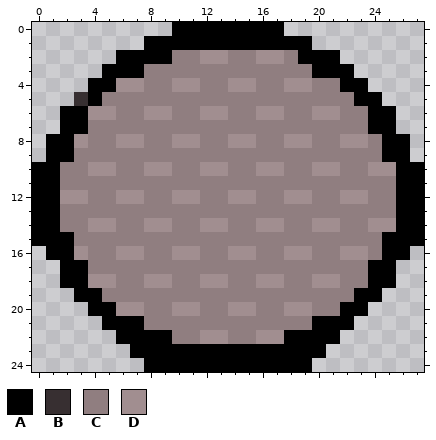
Edited in one commit: pixel-art sprite (Assets/Sprites/Fullres/Player/Head/Back_Walk.png). Above is the file before it was changed.
The file is 112x100 pixels, drawn in blocks of 4x4; one block is one cell here.
Palette (. is transparent): A #000000  B #372f31  C #907e80  D #a18e90
Pixels before, first column x 0:
 0 ..........AAAAAAAA..........
 1 ........AAAAAAAAAAAA........
 2 ......AAAACCDDCCDDCAAA......
 3 .....AAACCCCCCCCCCCCAAA.....
 4 ....AADDCCDDCCDDCCDDCCAA....
 5 ...BACCCCCCCCCCCCCCCCCCAA...
 6 ..AADDCCDDCCDDCCDDCCDDCCAA..
 7 ..AACCCCCCCCCCCCCCCCCCCCAA..
 8 .AADCCDDCCDDCCDDCCDDCCDDCAA.
 9 .AACCCCCCCCCCCCCCCCCCCCCCAA.
10 AACCDDCCDDCCDDCCDDCCDDCCDDAA
11 AACCCCCCCCCCCCCCCCCCCCCCCCAA
12 AADDCCDDCCDDCCDDCCDDCCDDCCAA
13 AACCCCCCCCCCCCCCCCCCCCCCCCAA
14 AACCDDCCDDCCDDCCDDCCDDCCDDAA
15 AAACCCCCCCCCCCCCCCCCCCCCCAAA
16 .AADCCDDCCDDCCDDCCDDCCDDCAA.
17 ..AACCCCCCCCCCCCCCCCCCCCAA..
18 ..AADDCCDDCCDDCCDDCCDDCCAA..
19 ...AACCCCCCCCCCCCCCCCCCAA...
20 ....AADDCCDDCCDDCCDDCCAA....
21 .....AAACCCCCCCCCCCCAAA.....
22 ......AAAACCDDCCDDAAAA......
23 .......AAAAAAAAAAAAAA.......
24 ........AAAAAAAAAAAA........
The same view after the edit:
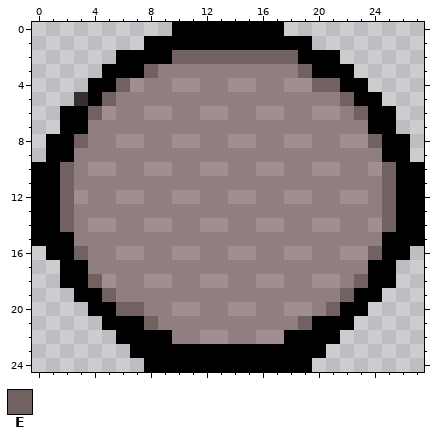
Colours new in this view: E #716160
Diff:
Changed rows in their new state; - is an unchanged pixel.
first column x 2:
 2 --------EEEEEEEEE-------
 3 ------E----------E------
 4 ----E-------------EE----
 5 ---E----------------E---
 6 --E------------------E--
 8 -E--------------------E-
10 E----------------------E
11 E----------------------E
12 E----------------------E
13 E----------------------E
14 E----------------------E
16 -E--------------------E-
18 --E------------------E--
19 ---E----------------E---
20 ----EE-------------E----
21 ------E----------E------
